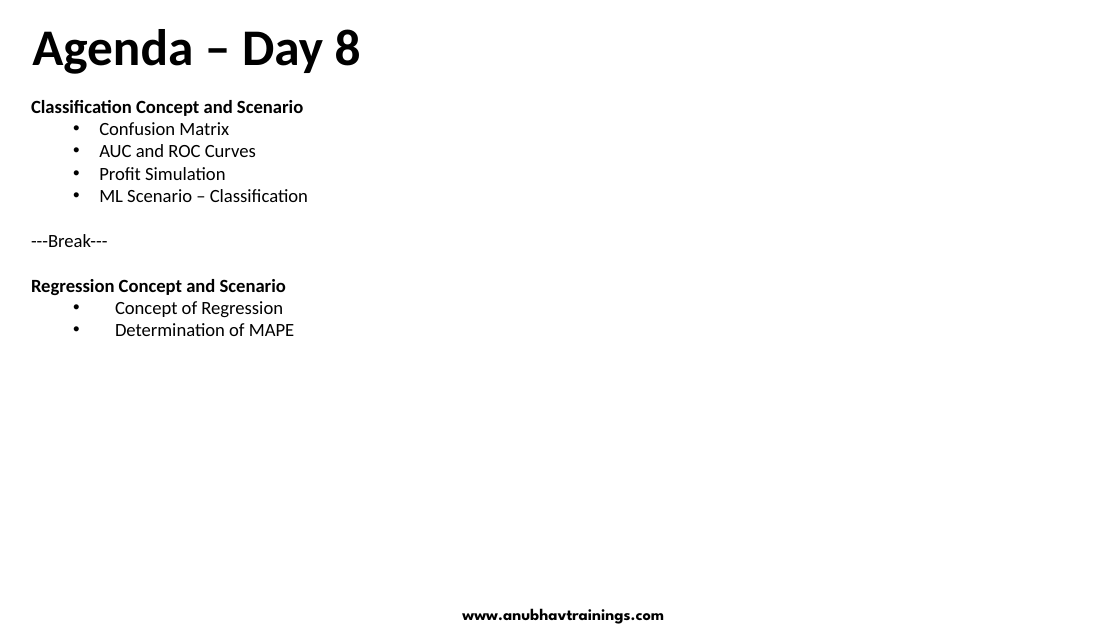
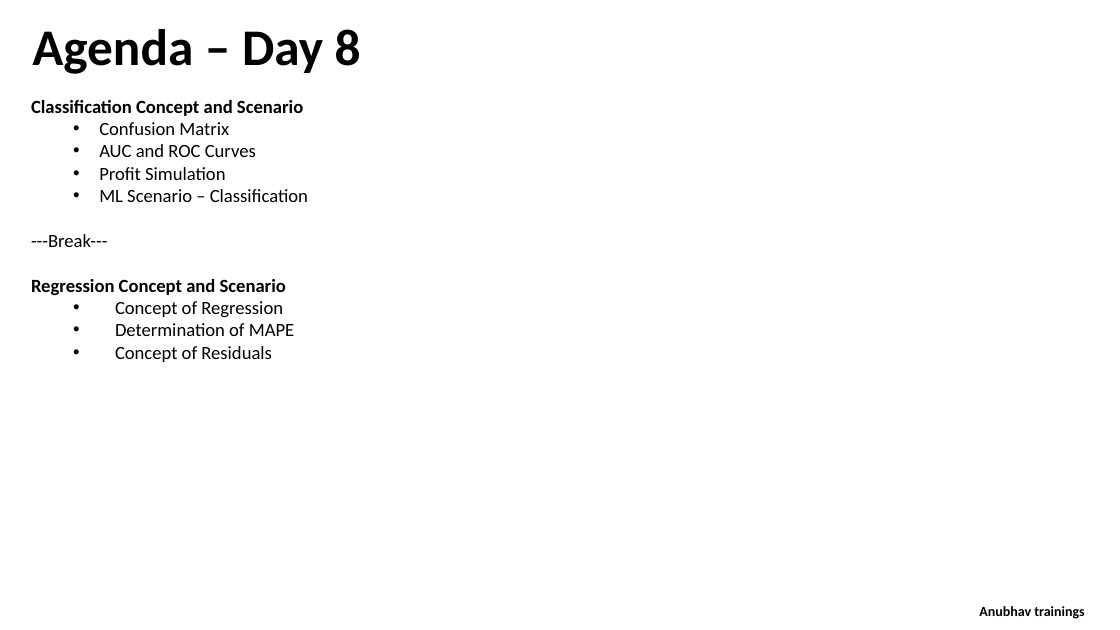
Before and after one commit to soyuztechnologies/SAC_SaamaTechnologies, a slide deck: slide 2 of day 8/SAC_Training Day 8.pptx. Drawn at 1120x630 pixels with LibreOffice and Linux fonts; fonts in the diff are those of the drawing. Boxes give left, top, right and bottom in pixels: in the first picture for what was removed or moved away, otherwise in the second. Text is boxed around its words. In the diff, an @@ line names an element or a change of style, - is before the commit and + after.

```diff
--- a/day 8/SAC_Training Day 8.pptx
+++ b/day 8/SAC_Training Day 8.pptx
@@ text at box(115, 346, 272, 362): paragraph added @@
+  • Concept of Residuals
@@ text removed at box(462, 608, 664, 624) @@
-www.anubhavtrainings.com
@@ text added at box(979, 606, 1084, 619), 12 pt, text #000000, bold @@
+Anubhav trainings
```
Also in this commit, not shown: 7 other slides changed, 2 slides added, 5 other files.
